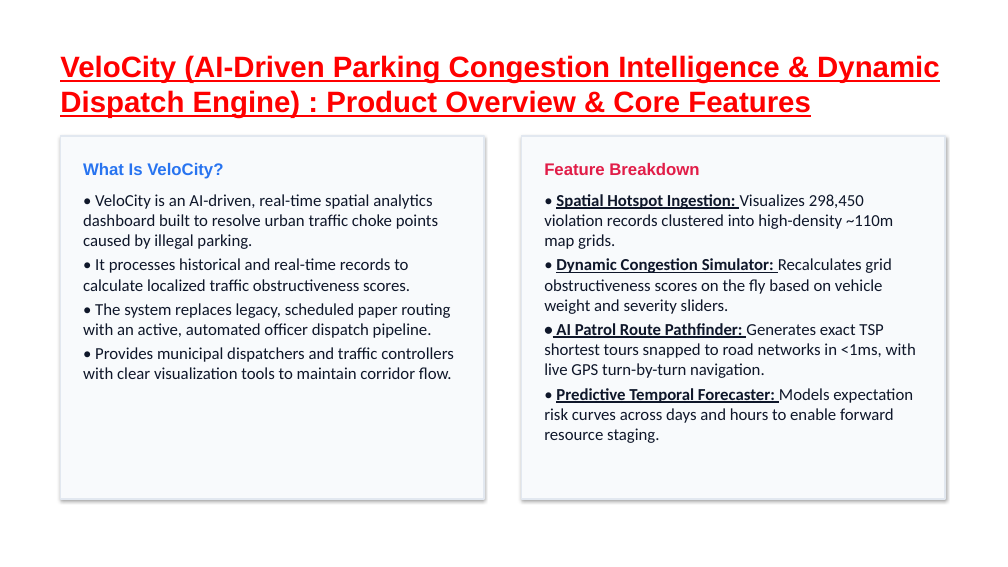
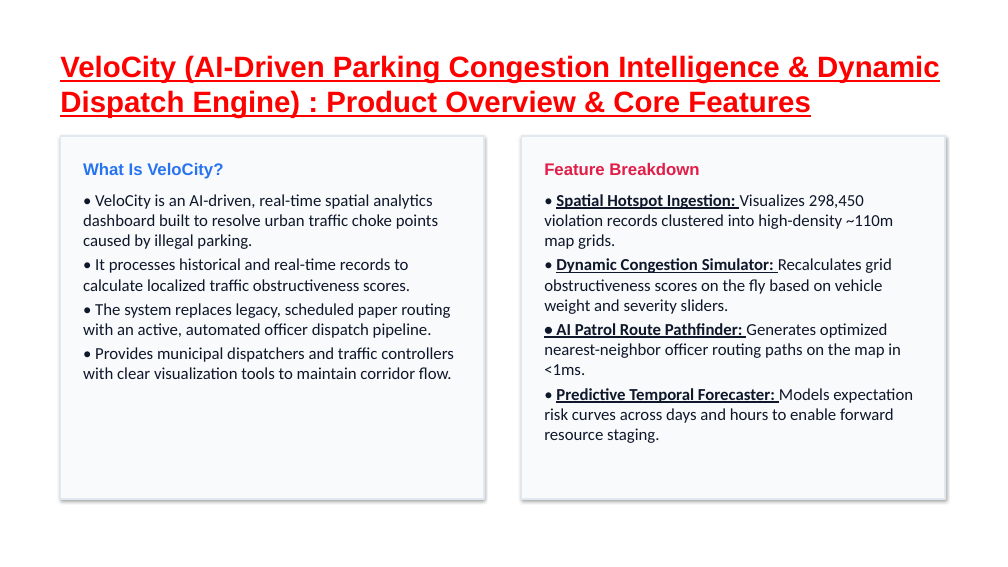
Before and after one commit to sb01022006/ai-parking-congestion-intelligence, a slide deck: slide 3 of Flikart_Grid_Lock_hackathon_Round_2_Confluent.pptx. Drawn at 1008x567 pixels with LibreOffice and Linux fonts; fonts in the diff are those of the drawing; background and template pictures are left out. Boxes give left, top, right and bottom in pixels: in the first picture for what was removed or moved away, otherwise in the second. Text is boxed around its words. In the diff, an @@ line names an element or a change of style, - is before the commit and + after.

```diff
--- a/Flikart_Grid_Lock_hackathon_Round_2_Confluent.pptx
+++ b/Flikart_Grid_Lock_hackathon_Round_2_Confluent.pptx
@@ text at bbox=[544, 323, 901, 375]: text changed @@
-• AI Patrol Route Pathfinder: Generates exact TSP shortest tours snapped to road networks in <1ms, with live GPS turn-by-turn navigation.
+• AI Patrol Route Pathfinder: Generates optimized nearest-neighbor officer routing paths on the map in <1ms.
```
Also in this commit, not shown: 6 other slides changed.
